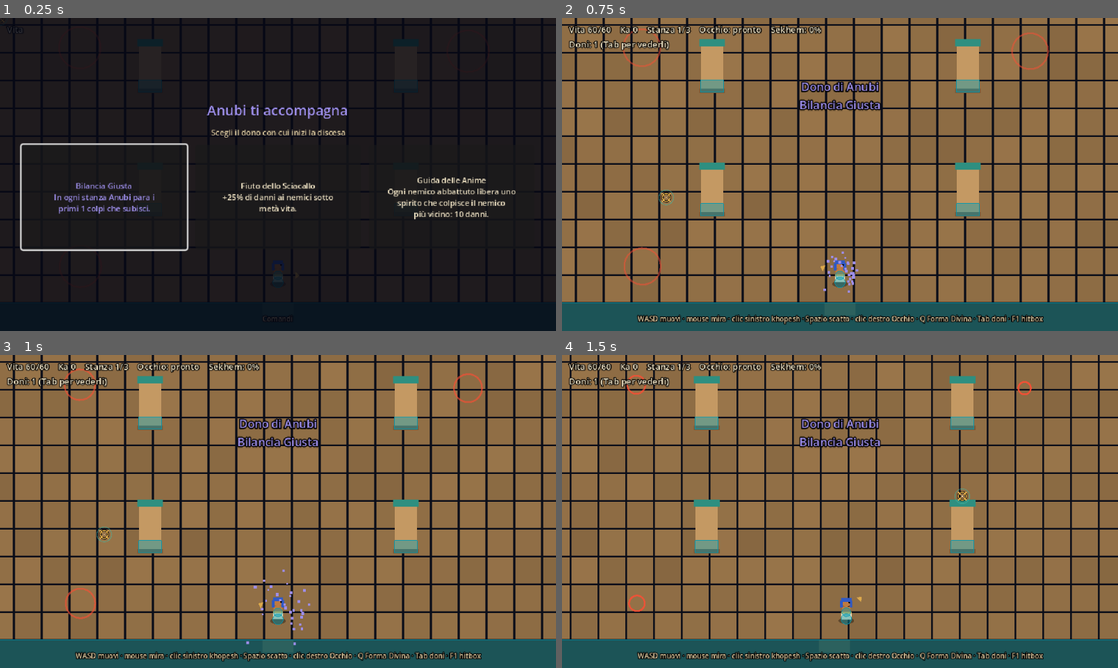
Above: before the commit, frames 1-4 (two rows, left to right).
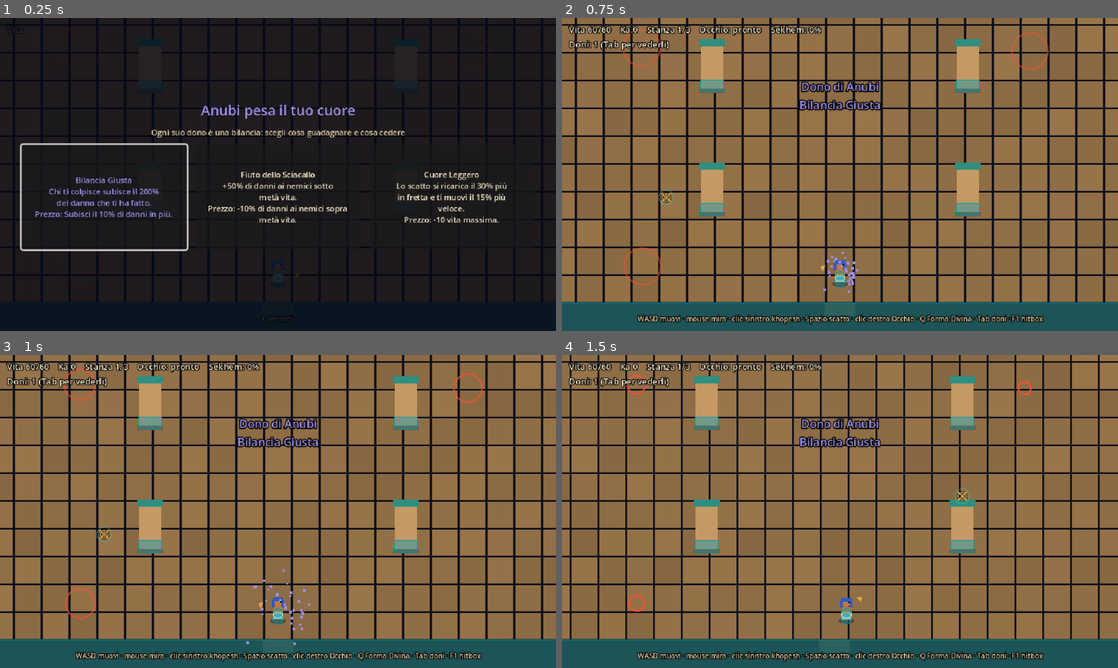
Above: after the commit, the same moments.

Repository: GiuseppeValguarnera/Duat
Game: Godot game, scene res://scenes/game.tscn
The game is run twice, just before and just after one commit, with the same random seed, the same clock (stepped at 60 frames per second) and the same inputs.
Inputs (mouse positions are in pixels of both pictures, inside the frame that each line leads up to):
- Up to frame 1 (0.25 s): no input
- Up to frame 2 (0.75 s): click (667, 196) at 0.5 s, where only the run before the commit has a clickable "Bilancia Giusta In ogni stanz…"
- Up to frame 3 (1 s): no input
- Up to frame 4 (1.5 s): tap Enter (ui_accept) at 1.25 s; move the mouse to (962, 495) at 1.27 s; hold D (move_right) from 1.28 s (still down); hold J (attack) from 1.28 s (still down); click (962, 495) at 1.42 s

The runs differ from the first frame. In frame 1, 4.8% of the frame differs, in the area x 6-93%, y 27-66%; in frame 2, nothing differs; in frame 3, nothing differs; in frame 4, nothing differs.

Commit message:
Anubi: doni-bilancia con un vantaggio e un prezzo più piccolo
- Cuore Leggero, Cuore di Pietra, Fiuto dello Sciacallo, Bilancia Giusta, Guida delle Anime
- Bilancia Giusta non para più i colpi: restituisce il doppio del danno a chi ti colpisce

Co-Authored-By: Claude Opus 5.5 <noreply@anthropic.com>
Claude-Session: https://claude.ai/code/session_01JdaaTkfdpffRsD8v14kCLC

Diff:
--- a/scripts/boons.gd
+++ b/scripts/boons.gd
@@ -29,10 +29,12 @@
 	"thoth_calc": {"god": "thoth", "name": "Calcolo di Thoth", "desc": "L'Occhio di Horus si ricarica il %d%% più in fretta.", "values": [40, 50, 60]},
 	"thoth_tri": {"god": "thoth", "name": "Occhio Moltiplicato", "desc": "L'Occhio di Horus scaglia %d raggi a ventaglio.", "values": [3, 5, 7]},
 	"thoth_scribe": {"god": "thoth", "name": "Parola dello Scriba", "desc": "+%d%% ai danni dell'Occhio di Horus.", "values": [60, 90, 120]},
-	"anubi_embalm": {"god": "anubi", "name": "Bende dell'Imbalsamatore", "desc": "+%d vita massima.", "values": [15, 25, 35]},
-	"anubi_guide": {"god": "anubi", "name": "Guida delle Anime", "desc": "Ogni nemico abbattuto libera uno spirito che colpisce il nemico più vicino: %d danni.", "values": [10, 15, 20]},
-	"anubi_scale": {"god": "anubi", "name": "Bilancia Giusta", "desc": "In ogni stanza Anubi para i primi %d colpi che subisci.", "values": [1, 2, 3]},
-	"anubi_jackal": {"god": "anubi", "name": "Fiuto dello Sciacallo", "desc": "+%d%% di danni ai nemici sotto metà vita.", "values": [25, 40, 55]},
+	# Anubi pesa ogni cosa: i suoi doni sono bilance, un vantaggio un po' più grande del prezzo.
+	"anubi_light": {"god": "anubi", "balanced": true, "name": "Cuore Leggero", "desc": "Lo scatto si ricarica il %d%% più in fretta e ti muovi il 15%% più veloce.", "values": [30], "cost": "-10 vita massima."},
+	"anubi_stone": {"god": "anubi", "balanced": true, "name": "Cuore di Pietra", "desc": "+%d vita massima.", "values": [30], "cost": "Ti muovi l'8% più lento."},
+	"anubi_jackal": {"god": "anubi", "balanced": true, "name": "Fiuto dello Sciacallo", "desc": "+%d%% di danni ai nemici sotto metà vita.", "values": [50], "cost": "-10% di danni ai nemici sopra metà vita."},
+	"anubi_scale": {"god": "anubi", "balanced": true, "name": "Bilancia Giusta", "desc": "Chi ti colpisce subisce il %d%% del danno che ti ha fatto.", "values": [200], "cost": "Subisci il 10% di danni in più."},
+	"anubi_guide": {"god": "anubi", "balanced": true, "name": "Guida delle Anime", "desc": "Ogni nemico abbattuto libera uno spirito che colpisce il nemico più vicino: %d danni.", "values": [15], "cost": "I nemici hanno il 5% di vita in più."},
 	"ra_heavy": {"god": "ra", "heavy": true, "name": "Ira del Sole", "desc": "Tutti i tuoi colpi incendiano, e le fiamme fanno il 60% di danni in più.", "cost": "L'Occhio di Horus si ricarica il 50% più lentamente."},
 	"sekhmet_heavy": {"god": "sekhmet", "heavy": true, "name": "Sete Insaziabile", "desc": "+60% ai danni del khopesh.", "cost": "Finché ci sono nemici nella stanza perdi 1 punto vita ogni 3 secondi."},
 	"thoth_heavy": {"god": "thoth", "heavy": true, "name": "Conoscenza Proibita", "desc": "L'Occhio di Horus si ricarica più del doppio più in fretta.", "cost": "Il khopesh fa il 35% di danni in meno."},
@@ -66,6 +68,11 @@
 
 static func is_heavy(id: String) -> bool:
 	return ALL[id].get("heavy", false)
+
+
+## Doni con un prezzo da mostrare (pesanti e doni di Anubi).
+static func has_cost(id: String) -> bool:
+	return ALL[id].has("cost")
 
 
 ## Testo del dono a un certo livello (1, 2 o 3).
--- a/scripts/enemy.gd
+++ b/scripts/enemy.gd
@@ -25,6 +25,7 @@
 
 
 func _ready() -> void:
+	max_hp *= Run.enemy_hp_mult()
 	hp = max_hp
 	add_to_group("enemies")
 	t = randf() * 3.0
@@ -58,7 +59,7 @@
 		for a in contact.get_overlapping_areas():
 			var o = a.get_parent()
 			if o.is_in_group("player"):
-				o.take_damage(_contact_damage(), global_position)
+				o.take_damage(_contact_damage(), global_position, self)
 	queue_redraw()
 
 
@@ -92,8 +93,7 @@
 func take_hit(dmg: float, dir: Vector2, kb: float, can_burn: bool = false) -> void:
 	if dead:
 		return
-	if Run.has("anubi_jackal") and hp < max_hp * 0.5:
-		dmg *= 1.0 + Run.val("anubi_jackal") / 100.0
+	dmg *= Run.jackal_mult(hp / max_hp)
 	hp -= dmg
 	flash_t = 0.1
 	stagger_t = maxf(stagger_t, _stagger_time())
@@ -154,12 +154,12 @@
 			best = e
 	if best == null:
 		return
-	var target: Enemy = best
+	var ref: WeakRef = weakref(best)            # il bersaglio potrebbe morire prima che arrivi lo spirito
 	var dmg := Run.val("anubi_guide")
-	var tree := get_tree()
 	Fx.burst(from + Vector2(0, -8), Boons.god_color("anubi"), 10, 60.0)
-	tree.create_timer(0.2).timeout.connect(func():
-		if is_instance_valid(target) and not target.dead:
+	get_tree().create_timer(0.2).timeout.connect(func():
+		var target = ref.get_ref()
+		if target != null and not target.dead:
 			Fx.burst(target.global_position + Vector2(0, -8), Boons.god_color("anubi"), 12, 80.0)
 			target.take_hit(dmg, (target.global_position - from).normalized(), 60.0))
 
--- a/scripts/enemy_bolt.gd
+++ b/scripts/enemy_bolt.gd
@@ -6,6 +6,7 @@
 var speed := 150.0
 var damage := 12.0
 var life := 4.0
+var shooter: Node = null              ## chi l'ha lanciata (per la Bilancia Giusta)
 
 
 func _ready() -> void:
@@ -30,7 +31,8 @@
 
 func _on_area_entered(area: Area2D) -> void:
 	var p = area.get_parent()
-	if p.is_in_group("player") and p.take_damage(damage, global_position):
+	var src: Node = shooter if is_instance_valid(shooter) else null
+	if p.is_in_group("player") and p.take_damage(damage, global_position, src):
 		queue_free()
 
 
--- a/scripts/game.gd
+++ b/scripts/game.gd
@@ -337,12 +337,12 @@
 	var cards := []
 	for id in Boons.offers("anubi", Run.boons):
 		cards.append({
-			"text": "%s\n\n%s" % [Boons.ALL[id]["name"], _wrap(Boons.text(id, 1), 32)],
+			"text": "%s\n\n%s\n\nPrezzo: %s" % [Boons.ALL[id]["name"], _wrap(Boons.text(id, 1), 32), _wrap(Boons.ALL[id]["cost"], 32)],
 			"color": Boons.god_color("anubi"),
 			"heavy": false,
 			"on_pick": _choose_start_boon.bind(id),
 		})
-	_open_choice("Anubi ti accompagna", Boons.god_color("anubi"), "Scegli il dono con cui inizi la discesa", cards)
+	_open_choice("Anubi pesa il tuo cuore", Boons.god_color("anubi"), "Ogni suo dono è una bilancia: scegli cosa guadagnare e cosa cedere", cards)
 
 
 func _choose_start_boon(id: String) -> void:
@@ -350,7 +350,6 @@
 	_close_choice()
 	player.max_hp = Run.max_hp
 	player.hp = Run.hp
-	player.blocks_left = int(Run.val("anubi_scale"))
 	Fx.burst(player.global_position + Vector2(0, -10), Boons.god_color("anubi"), 30, 140.0)
 	_banner("Dono di Anubi", Boons.ALL[id]["name"], Boons.god_color("anubi"))
 
@@ -451,9 +450,9 @@
 	for id in Run.boons:
 		var b: Dictionary = Boons.ALL[id]
 		var col: String = Boons.god_color(b["god"]).to_html(false)
-		var lvl := "pesante" if Boons.is_heavy(id) else "liv. %d" % Run.boons[id]
+		var lvl := "pesante" if Boons.is_heavy(id) else ("bilancia" if Boons.ALL[id].get("balanced", false) else "liv. %d" % Run.boons[id])
 		t += "[color=#%s][b]%s[/b] · %s · %s[/color]\n%s" % [col, Boons.god_name(b["god"]), b["name"], lvl, Boons.text(id, Run.boons[id])]
-		if Boons.is_heavy(id):
+		if Boons.has_cost(id):
 			t += " [color=#ff9c8c]Prezzo: %s[/color]" % b["cost"]
 		t += "\n\n"
 	var set_col: String = Boons.god_color("set").to_html(false)
--- a/scripts/player.gd
+++ b/scripts/player.gd
@@ -70,7 +70,6 @@
 var eye_cd := 0.0
 var divine_t := 0.0
 var drain_t := 3.0                     # Sete Insaziabile
-var blocks_left := 0                   # Bilancia Giusta: colpi parati in questa stanza
 var knock := Vector2.ZERO
 var walk := 0.0
 
@@ -81,7 +80,6 @@
 	max_hp = Run.max_hp
 	hp = Run.hp
 	Run.divine = false
-	blocks_left = int(Run.val("anubi_scale"))
 	add_to_group("player")
 	Fx.camera = camera
 
@@ -296,16 +294,9 @@
 
 
 ## Restituisce true se il colpo è andato a segno (false se eri invulnerabile).
-func take_damage(amount: float, from_pos: Vector2) -> bool:
+func take_damage(amount: float, from_pos: Vector2, attacker: Node = null) -> bool:
 	if dead or invuln_t > 0.0 or dash_t > 0.0:
 		return false
-	if blocks_left > 0:
-		blocks_left -= 1
-		invuln_t = hit_invuln
-		Fx.float_text(global_position, "Parato da Anubi", Boons.god_color("anubi"))
-		Fx.burst(global_position + Vector2(0, -10), Boons.god_color("anubi"), 16, 90.0)
-		Fx.shake(3.0)
-		return true
 	amount *= Run.damage_taken_mult()
 	if divine_t > 0.0:
 		amount *= divine_armor
@@ -313,6 +304,9 @@
 		Run.add_sekhem(amount * 0.5)
 		knock = (global_position - from_pos).normalized() * 230.0
 	hp -= amount
+	if Run.has("anubi_scale") and attacker != null and not attacker.dead:
+		attacker.take_hit(amount * Run.val("anubi_scale") / 100.0, (attacker.global_position - global_position).normalized(), 120.0)
+		Fx.burst(attacker.global_position + Vector2(0, -8), Boons.god_color("anubi"), 12, 80.0)
 	invuln_t = hit_invuln
 	flash_t = 0.15
 	Fx.shake(7.0)
--- a/scripts/priest.gd
+++ b/scripts/priest.gd
@@ -58,6 +58,7 @@
 	bolt.direction = aim_dir
 	bolt.speed = bolt_speed
 	bolt.damage = bolt_damage
+	bolt.shooter = self
 	get_parent().add_child(bolt)
 	bolt.global_position = global_position + Vector2(0, -10) + aim_dir * 10.0
 
--- a/scripts/run.gd
+++ b/scripts/run.gd
@@ -48,9 +48,12 @@
 
 func add_boon(id: String) -> void:
 	boons[id] = level(id) + 1
-	if id == "anubi_embalm":
+	if id == "anubi_stone":
 		max_hp += val(id)
 		hp += val(id)
+	if id == "anubi_light":
+		max_hp -= 10.0
+		hp = minf(hp, max_hp)
 
 
 # --- patti di Set -----------------------------------------------------------------
@@ -149,15 +152,37 @@
 
 
 func move_mult() -> float:
-	return 1.15 if has("set_swift") else 1.0
+	var m := 1.15 if has("set_swift") else 1.0
+	if has("anubi_light"):
+		m *= 1.15
+	if has("anubi_stone"):
+		m *= 0.92
+	return m
 
 
 func dash_cooldown_mult() -> float:
-	return 2.0 if cursed("slow_dash") else 1.0
+	var m := 2.0 if cursed("slow_dash") else 1.0
+	if has("anubi_light"):
+		m *= 1.0 - val("anubi_light") / 100.0
+	return m
 
 
 func damage_taken_mult() -> float:
-	return 1.5 if cursed("fragile") else 1.0
+	var m := 1.5 if cursed("fragile") else 1.0
+	if has("anubi_scale"):
+		m *= 1.1
+	return m
+
+
+func enemy_hp_mult() -> float:
+	return 1.05 if has("anubi_guide") else 1.0
+
+
+## Fiuto dello Sciacallo: più danni ai nemici feriti, meno a quelli in salute.
+func jackal_mult(hp_ratio: float) -> float:
+	if not has("anubi_jackal"):
+		return 1.0
+	return 1.0 + val("anubi_jackal") / 100.0 if hp_ratio < 0.5 else 0.9
 
 
 func enemy_speed_mult() -> float:
Not shown, changed: README.md
